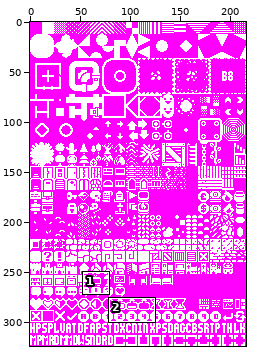
One commit to this sprite sheet: assets/font-tiles.png. Above: a wide view before the commit, with the close-up outlined.
Close-up. The starting point:
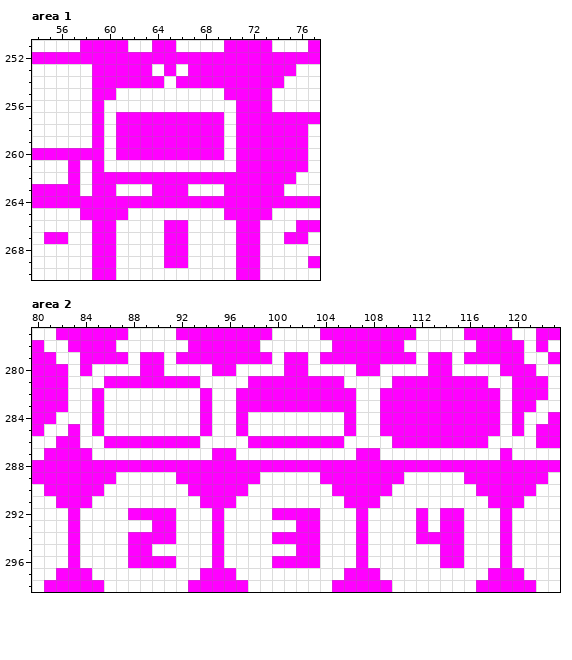
The file is 216x324 pixels. Shown: area 1: x 54..77, y 251..270; area 2: x 80..123, y 277..298. The commit also changed other parts of the picture, which this record leaves out.
Once edited:
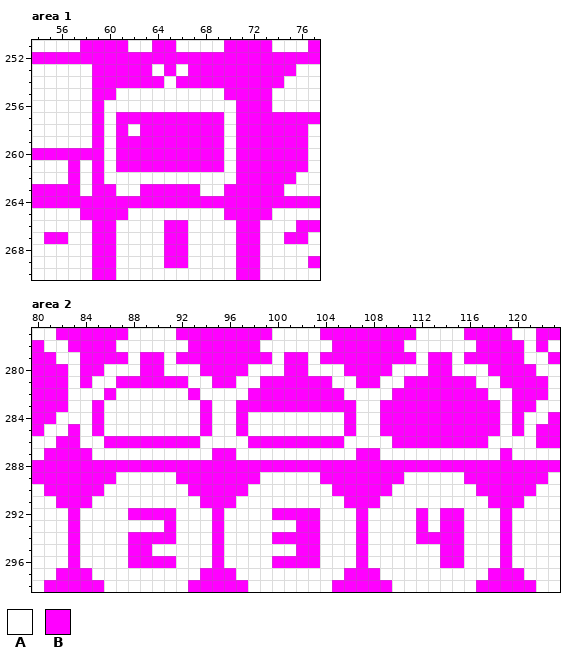
Palette (. is transparent): A #ffffff  B #ff00ff
Edits made:
Area 1:
Colour B becomes colour A in row 258 at x 62; in row 262 at x 60 to 70.
Colour A becomes colour B in row 261 at x 61 to 69; in row 263 at x 63 and 67.
Area 2:
Colour B becomes colour A in row 281 at x 86, 93, 98, 105, 110 and 117; in row 282 at x 85, 94, 97, 106, 109 and 118; in row 293 at x 90.
Colour A becomes colour B in row 280 at x 85, 94, 97, 106, 109 and 118; in row 281 at x 84, 95 to 96, 107 to 108 and 119; in row 282 at x 86 and 93.
